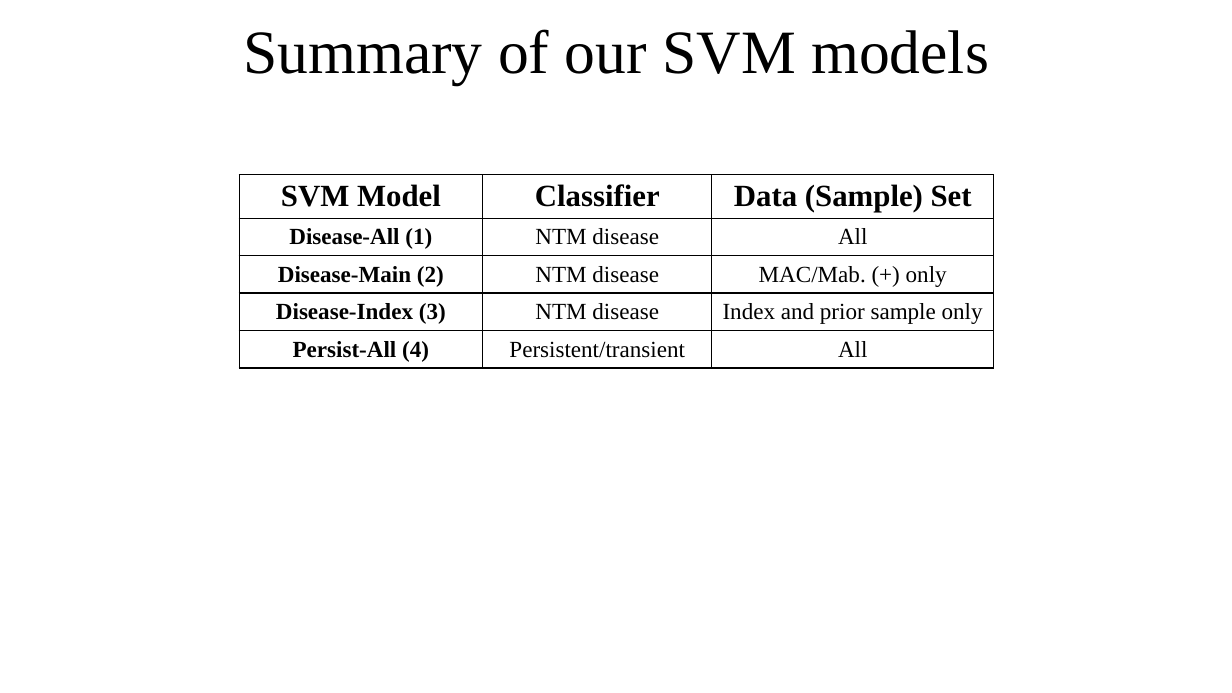
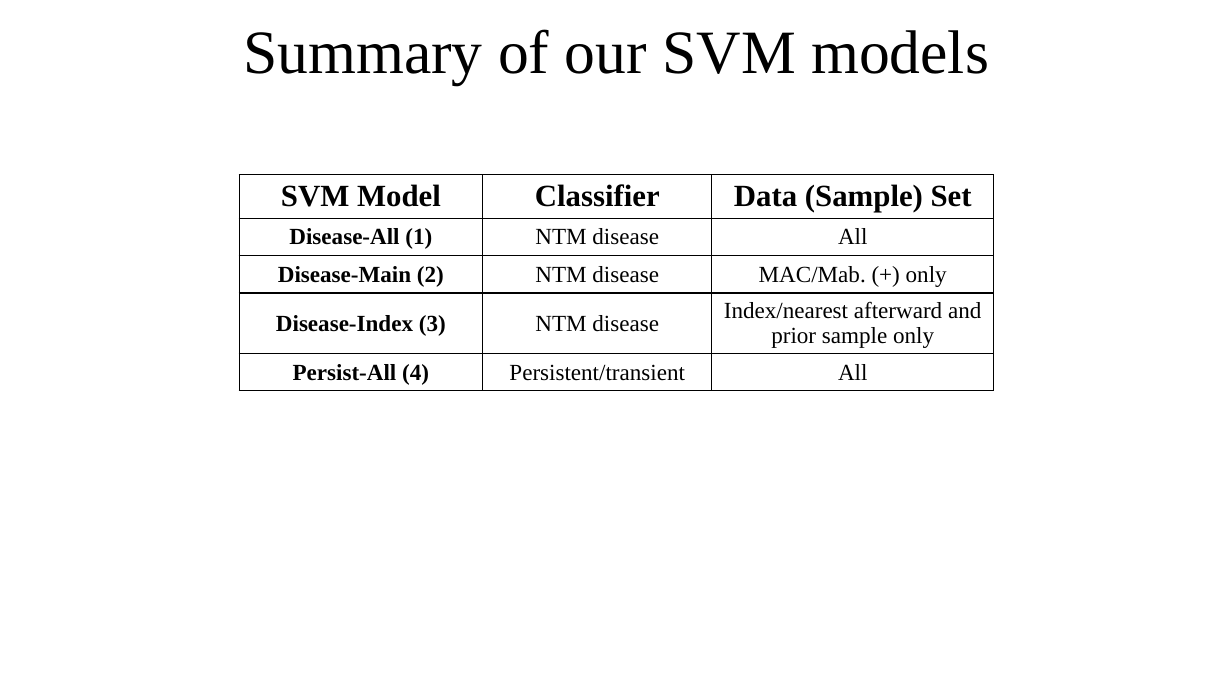
Before and after one commit to um-cf-microbiome/ml4cf, a slide deck: slide 4 of figures/src_files/NTM_Update_3_5_18.pptx. Drawn at 1232x693 pixels with LibreOffice and Linux fonts; fonts in the diff are those of the drawing. Boxes give left, top, right and bottom in pixels: in the first picture for what was removed or moved away, otherwise in the second. Text is boxed around its words. In the diff, an @@ line names an element or a change of style, - is before the commit and + after.

```diff
--- a/figures/src_files/NTM_Update_3_5_18.pptx
+++ b/figures/src_files/NTM_Update_3_5_18.pptx
@@ table at (x1=239, y1=175, x2=994, y2=398) @@
-row 4, column 3: Index and prior sample only
+row 4, column 3: Index/nearest afterward and prior sample only
```
Also in this commit, not shown: 6 other slides changed, 3 slides added, 1 slide removed, 4 other files.
